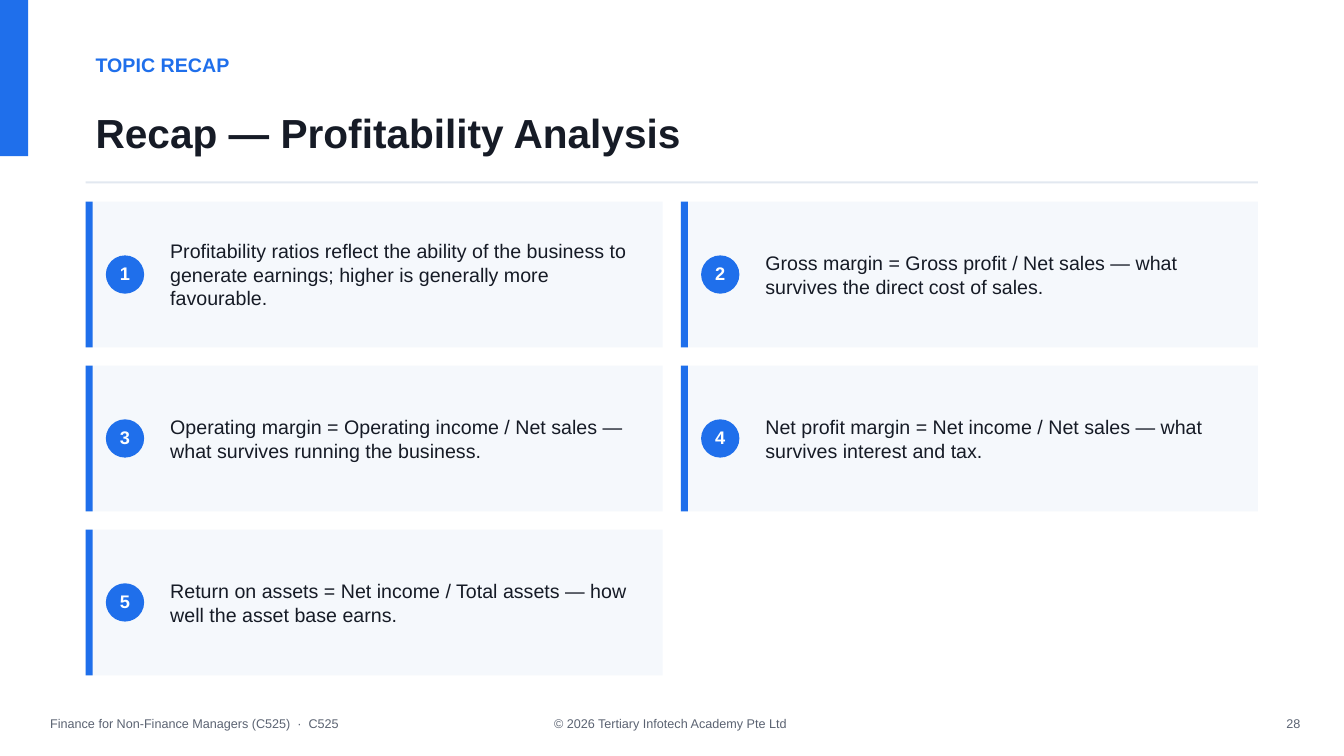
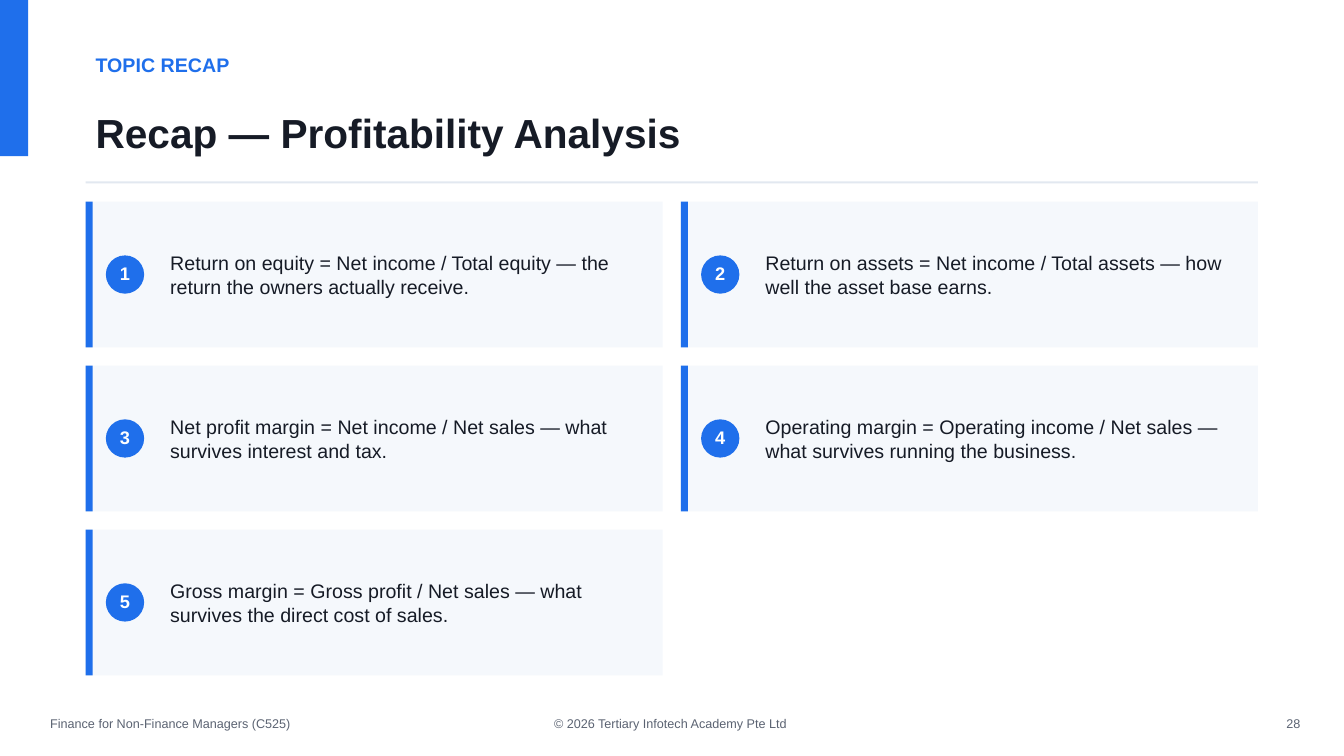
Before and after one commit to tertiarycourses/C525-Finance-for-Non-Finance-Managers, a slide deck: slide 29 of courseware/Finance for Non-Finance Managers (C525)-v10.pptx. Drawn at 1344x756 pixels with LibreOffice and Linux fonts; fonts in the diff are those of the drawing. Boxes give left, top, right and bottom in pixels: in the first picture for what was removed or moved away, otherwise in the second. Text is boxed around its words. In the diff, an @@ line names an element or a change of style, - is before the commit and + after.

```diff
--- a/courseware/Finance for Non-Finance Managers (C525)-v10.pptx
+++ b/courseware/Finance for Non-Finance Managers (C525)-v10.pptx
@@ text at [170,255,609,298]: text changed @@
-Profitability ratios reflect the ability of the business to generate earnings; higher is generally more favourable.
+Return on equity = Net income / Total equity — the return the owners actually receive.
@@ text at [765,255,1221,294]: text changed @@
-Gross margin = Gross profit / Net sales — what survives the direct cost of sales.
+Return on assets = Net income / Total assets — how well the asset base earns.
@@ text at [170,419,606,458]: text changed @@
-Operating margin = Operating income / Net sales — what survives running the business.
+Net profit margin = Net income / Net sales — what survives interest and tax.
@@ text at [765,419,1193,462]: text changed @@
-Net profit margin = Net income / Net sales — what survives interest and tax.
+Operating margin = Operating income / Net sales — what survives running the business.
@@ text at [170,583,581,623]: text changed @@
-Return on assets = Net income / Total assets — how well the asset base earns.
+Gross margin = Gross profit / Net sales — what survives the direct cost of sales.
@@ text at [50,719,291,731]: text changed @@
-Finance for Non-Finance Managers (C525) · C525
+Finance for Non-Finance Managers (C525)
```
Also in this commit, not shown: 83 other slides changed, 2 other files.
